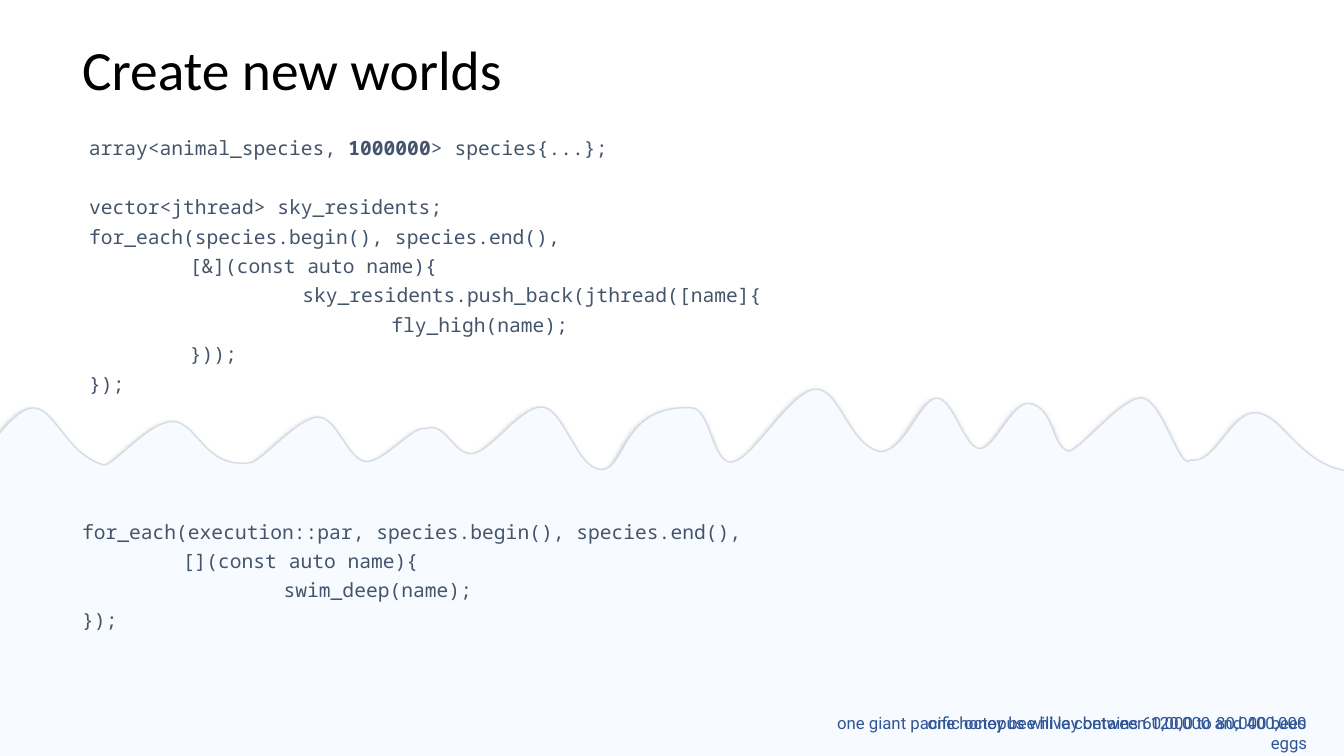
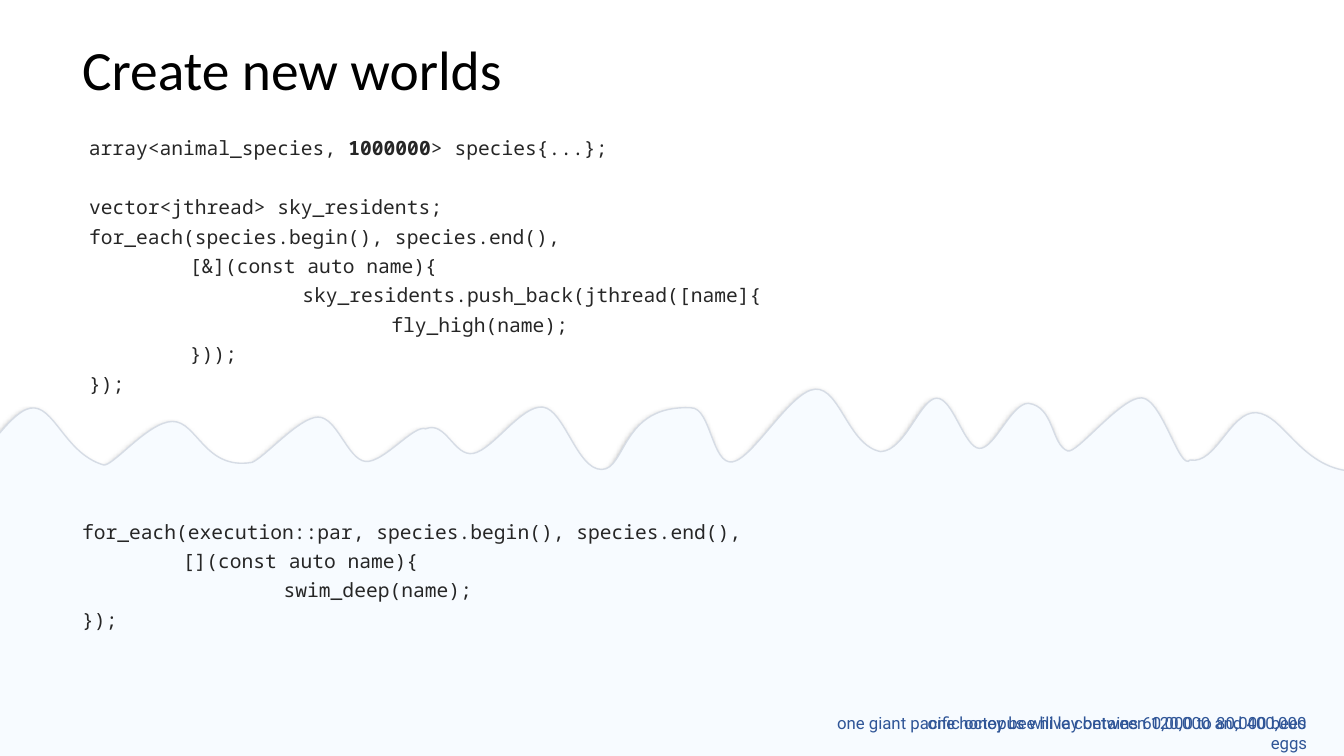
Before and after one commit to EmptySquareBubble/StoriesFromAParallelUniverse-, a slide deck: slide 5 of stories_from_a_paralel_universe.pptx. Drawn at 1344x756 pixels with LibreOffice and Linux fonts; fonts in the diff are those of the drawing. Boxes give left, top, right and bottom in pixels: in the first picture for what was removed or moved away, otherwise in the second. Text is boxed around its words. In the diff, an @@ line names an element or a change of style, - is before the commit and + after.

Commit message:
formatting

```diff
--- a/stories_from_a_paralel_universe.pptx
+++ b/stories_from_a_paralel_universe.pptx
@@ text colour #44546A to #262626 in 3 elements at box(89, 140, 761, 337), box(82, 524, 741, 602), box(89, 140, 608, 160) @@
```
Also in this commit, not shown: 27 other slides changed, 1 slide added.
